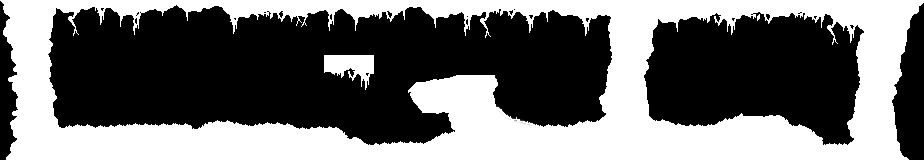
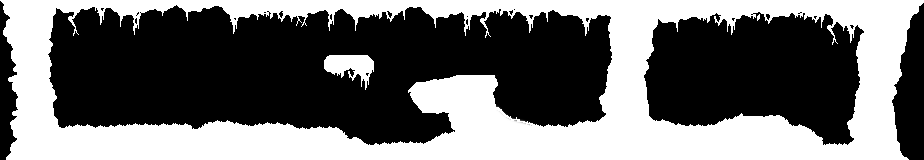
Layered file, before and after one edit (924x160). Changes by layer:
painted on "alfa" over [324, 55, 374, 74]
